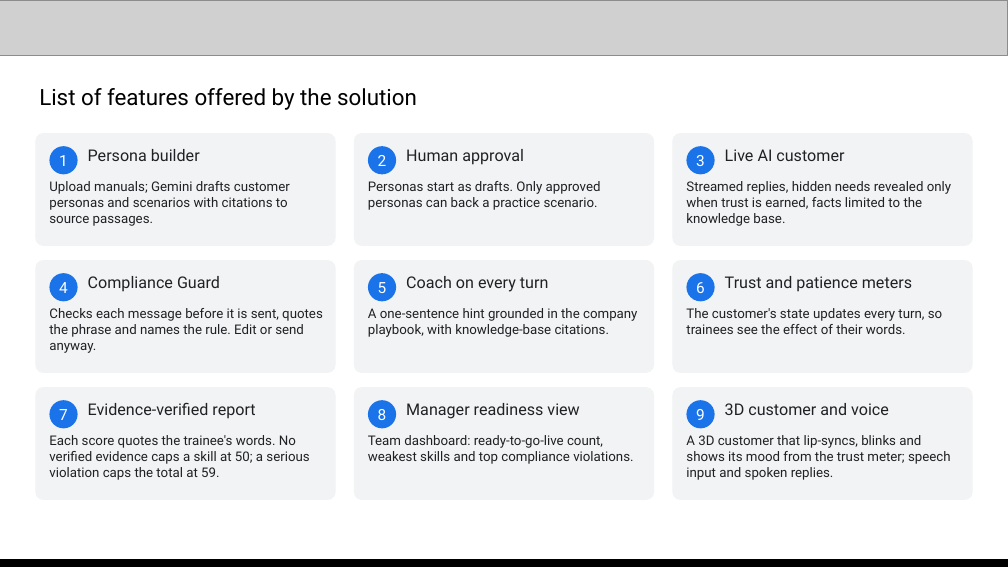
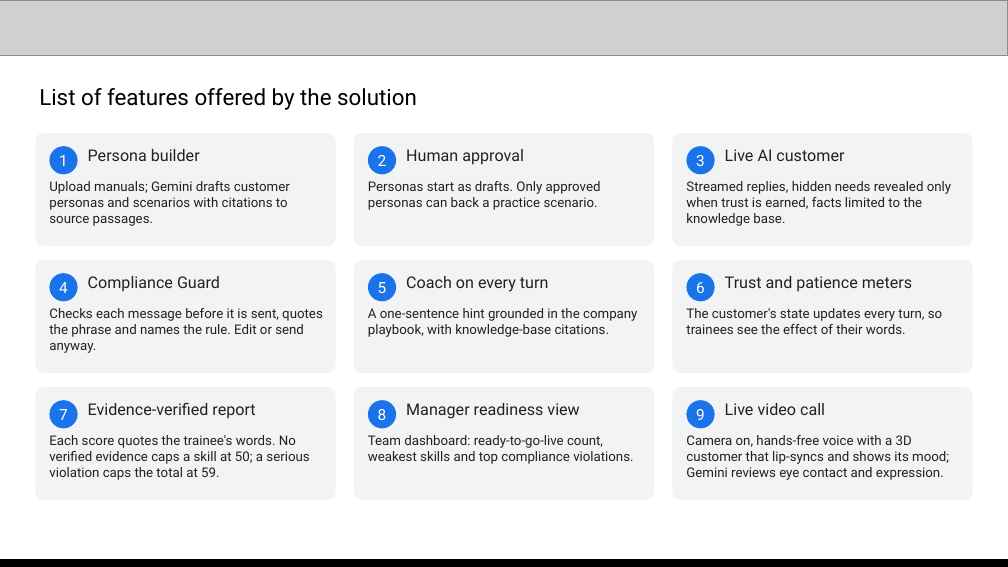
Before and after one commit to jease0502/SkillCoach-AIBC, a slide deck: slide 4 of media/SkillCoach_Submission.pptx. Drawn at 1008x567 pixels with LibreOffice and Linux fonts; fonts in the diff are those of the drawing; grey boxes stand for pictures. Boxes give left, top, right and bottom in pixels: in the first picture for what was removed or moved away, otherwise in the second. Text is boxed around its words. In the diff, an @@ line names an element or a change of style, - is before the commit and + after.

```diff
--- a/media/SkillCoach_Submission.pptx
+++ b/media/SkillCoach_Submission.pptx
@@ text at bbox=[725, 403, 825, 415]: text changed @@
-3D customer and voice
+Live video call
@@ text at bbox=[686, 435, 949, 480]: text changed @@
-A 3D customer that lip-syncs, blinks and shows its mood from the trust meter; speech input and spoken replies.
+Camera on, hands-free voice with a 3D customer that lip-syncs and shows its mood; Gemini reviews eye contact and expression.
```
Also in this commit, not shown: 2 other slides changed, 19 other files.
